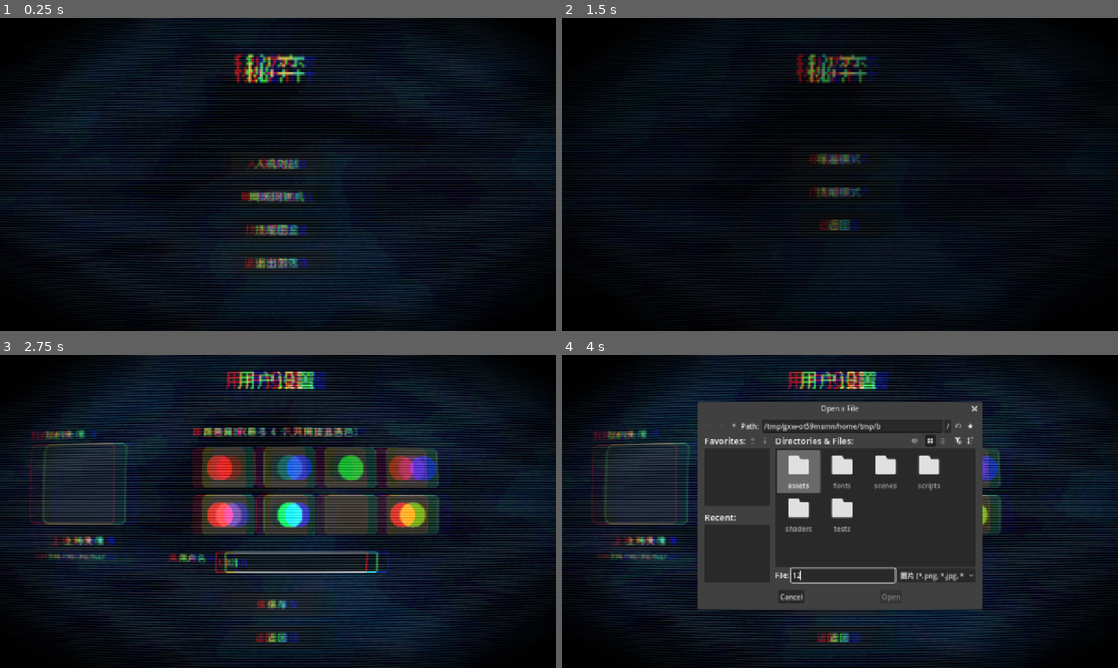
Above: before the commit, frames 1-4 (two rows, left to right).
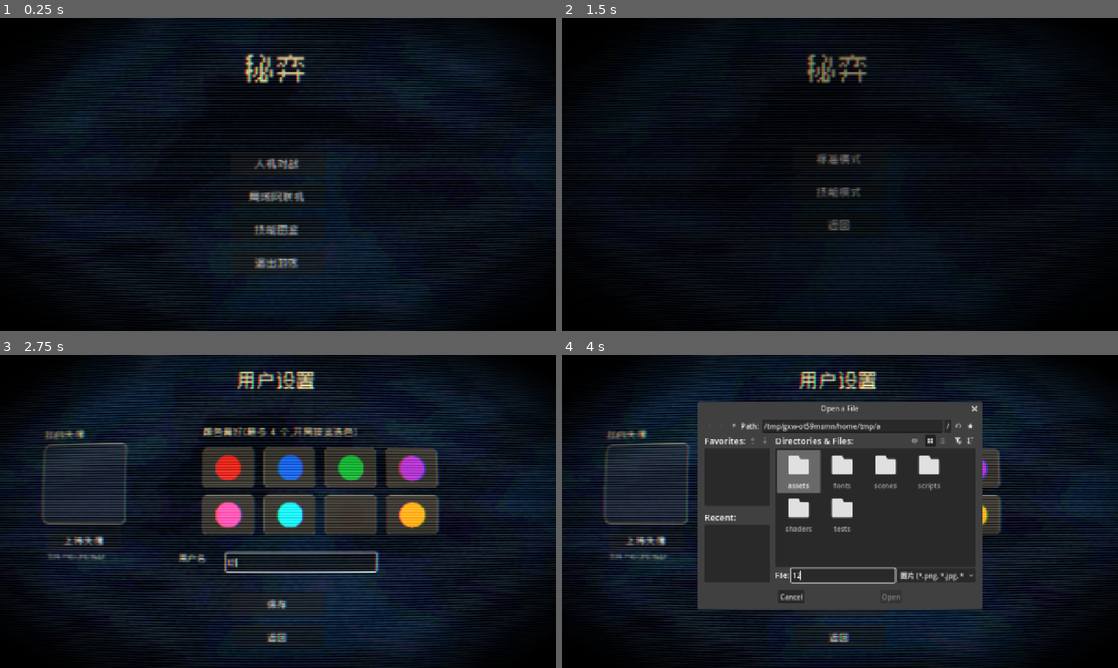
Above: after the commit, the same moments.

Repository: Lurongshika/ChessGame
Game: Godot game, scene res://scenes/main.tscn
Same seed, same stepped clock (60 frames per second), same inputs: the game is played once before the commit and once after it.
Inputs (mouse positions are in pixels of both pictures, inside the frame that each line leads up to):
- Up to frame 1 (0.25 s): no input
- Up to frame 2 (1.5 s): click "人机对战" at 0.5 s; click (1101, 312) at 1.27 s
- Up to frame 3 (2.75 s): click (300, 558) at 2.02 s; type "12" at 2.1 s
- Up to frame 4 (4 s): click "上传头像" at 2.75 s; click (845, 574) at 3.52 s; type "12" at 3.6 s

The runs differ from the first frame. In frame 1, 2.1% of the frame differs, in the area x 42-57%, y 11-80%; in frame 2, 1.4%; in frame 3, 8.0%, in the area x 5-81%, y 5-92%; in frame 4, 2.5%.

Commit message:
CRT红蓝偏移降为1/10

Diff:
--- a/shaders/crt.gdshader
+++ b/shaders/crt.gdshader
@@ -6,7 +6,7 @@
 
 uniform float scan_intensity : hint_range(0.0, 0.3) = 0.08;
 uniform float curve_val : hint_range(1.0, 10.0) = 4.0;
-uniform float aberration : hint_range(0.0, 0.05) = 0.012;
+uniform float aberration : hint_range(0.0, 0.01) = 0.0012;
 uniform float blur_size : hint_range(0.0, 0.01) = 0.0015;
 uniform float brightness : hint_range(0.8, 1.6) = 1.15;
 
